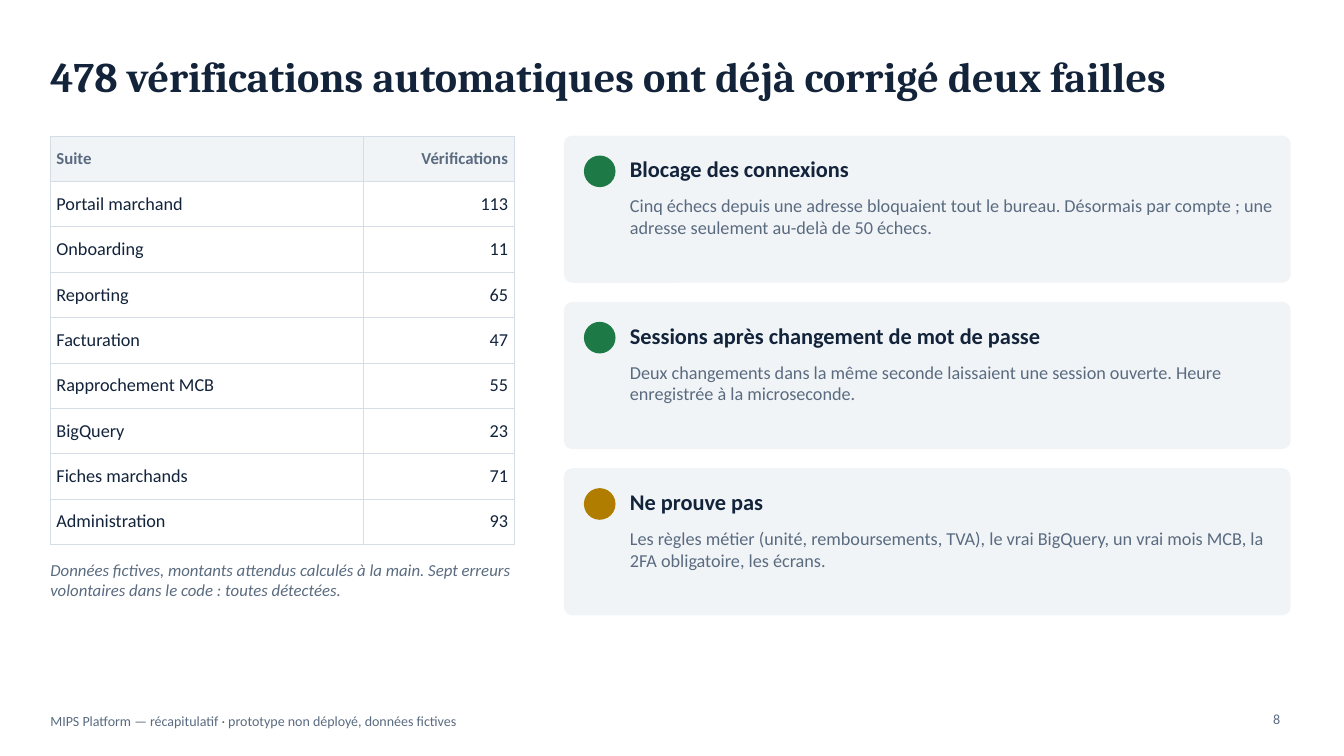
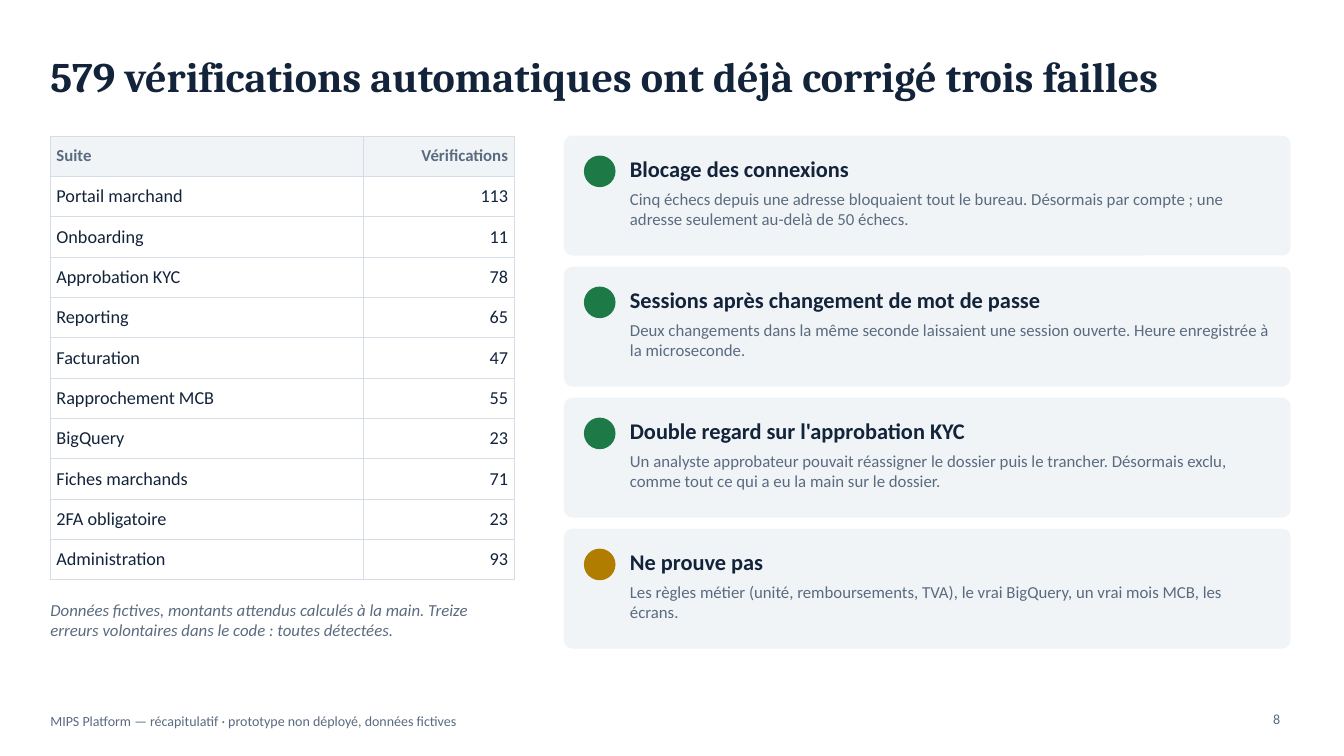
Before and after one commit to fmassonmips/mips-platform, a slide deck: slide 8 of outputs/recap/MIPS-recapitulatif.pptx. Drawn at 1344x756 pixels with LibreOffice and Linux fonts; fonts in the diff are those of the drawing. Boxes give left, top, right and bottom in pixels: in the first picture for what was removed or moved away, otherwise in the second. Text is boxed around its words. In the diff, an @@ line names an element or a change of style, - is before the commit and + after.

```diff
--- a/outputs/recap/MIPS-recapitulatif.pptx
+++ b/outputs/recap/MIPS-recapitulatif.pptx
@@ title at box(50, 62, 1158, 102): text changed @@
-478 vérifications automatiques ont déjà corrigé deux failles
+579 vérifications automatiques ont déjà corrigé trois failles
@@ table at box(50, 136, 514, 569) @@
+row 4: Approbation KYC | 78
+row 10: 2FA obligatoire | 23
@@ rounded rectangle: place and size @@
-rounded rectangle at box(565, 136, 1291, 282)
+rounded rectangle at box(565, 136, 1291, 255)
@@ text "Cinq échecs depuis une adresse ..." at box(630, 193, 1223, 225): size 13 to 12 pt @@
@@ rounded rectangle: place and size @@
-rounded rectangle at box(565, 302, 1291, 449)
+rounded rectangle at box(565, 267, 1291, 386)
@@ ellipse: place and size @@
-ellipse at box(585, 323, 615, 353)
+ellipse at box(585, 287, 615, 318)
@@ text "Sessions après changement de mot ...": place and size @@
-text "Sessions après changement de mot ..." at box(630, 328, 1040, 348)
+text "Sessions après changement de mot ..." at box(630, 292, 1040, 312)
@@ text "Deux changements dans la même ..." at box(630, 324, 1268, 356): size 13 to 12 pt @@
@@ text "Deux changements dans la même ...": place and size @@
-text "Deux changements dans la même ..." at box(630, 366, 1221, 403)
+text "Deux changements dans la même ..." at box(630, 324, 1268, 356)
@@ proportions changed in 3 elements at box(565, 136, 1291, 255), box(565, 267, 1291, 386), box(565, 398, 1291, 517) @@
@@ rounded rectangle: place and size @@
-rounded rectangle at box(565, 469, 1291, 615)
+rounded rectangle at box(565, 398, 1291, 517)
@@ ellipse: place and size @@
-ellipse at box(585, 489, 615, 519)
+ellipse at box(585, 418, 615, 449)
@@ ellipse at box(585, 418, 615, 449): fill #B07D00 to #1D7A46; outline #B07D00 1 pt to #1D7A46 1 pt @@
@@ text added at box(630, 423, 965, 443), 16 pt, text #12233A, bold @@
+Double regard sur l'approbation KYC
@@ text added at box(630, 455, 1226, 490), 12 pt, text #5A6B80 @@
+Un analyste approbateur pouvait réassigner le dossier puis le trancher. Désormais exclu, comme tout ce qui a eu la main sur le dossier.
@@ rounded rectangle added at box(565, 529, 1291, 648), fill #F1F4F7, outline #F1F4F7 0.75 pt @@
@@ text "Ne prouve pas": place and size @@
-text "Ne prouve pas" at box(630, 495, 763, 514)
+text "Ne prouve pas" at box(630, 555, 763, 574)
@@ ellipse added at box(585, 549, 615, 580), fill #B07D00, outline #B07D00 1 pt @@
@@ text at box(630, 586, 1222, 618): text changed; size 13 to 12 pt @@
-Les règles métier (unité, remboursements, TVA), le vrai BigQuery, un vrai mois MCB, la 2FA obligatoire, les écrans.
+Les règles métier (unité, remboursements, TVA), le vrai BigQuery, un vrai mois MCB, les écrans.
@@ text at box(50, 604, 467, 636): text changed @@
-Données fictives, montants attendus calculés à la main. Sept erreurs volontaires dans le code : toutes détectées.
+Données fictives, montants attendus calculés à la main. Treize erreurs volontaires dans le code : toutes détectées.
```
Also in this commit, not shown: 1 other slide changed, 1 other file.
